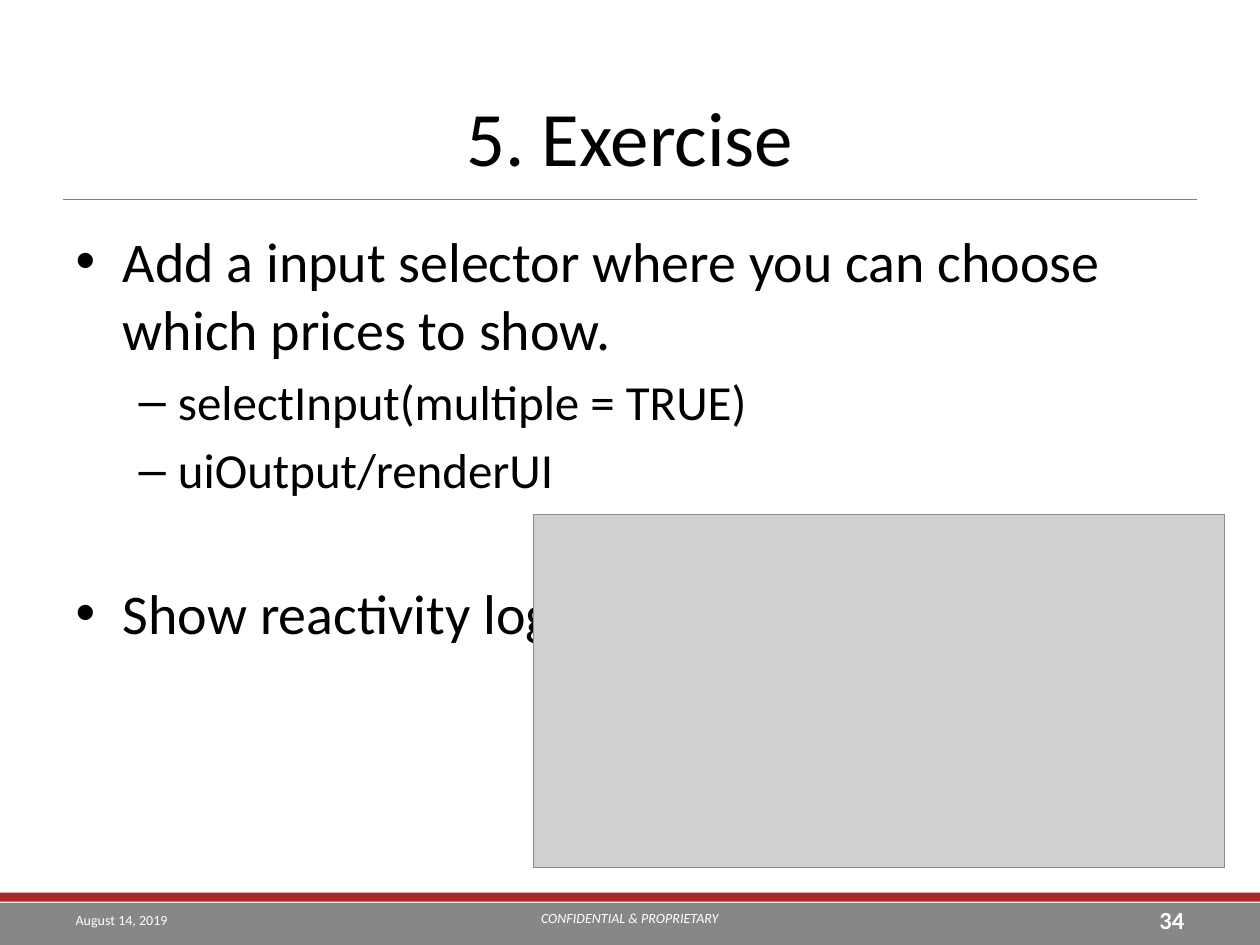
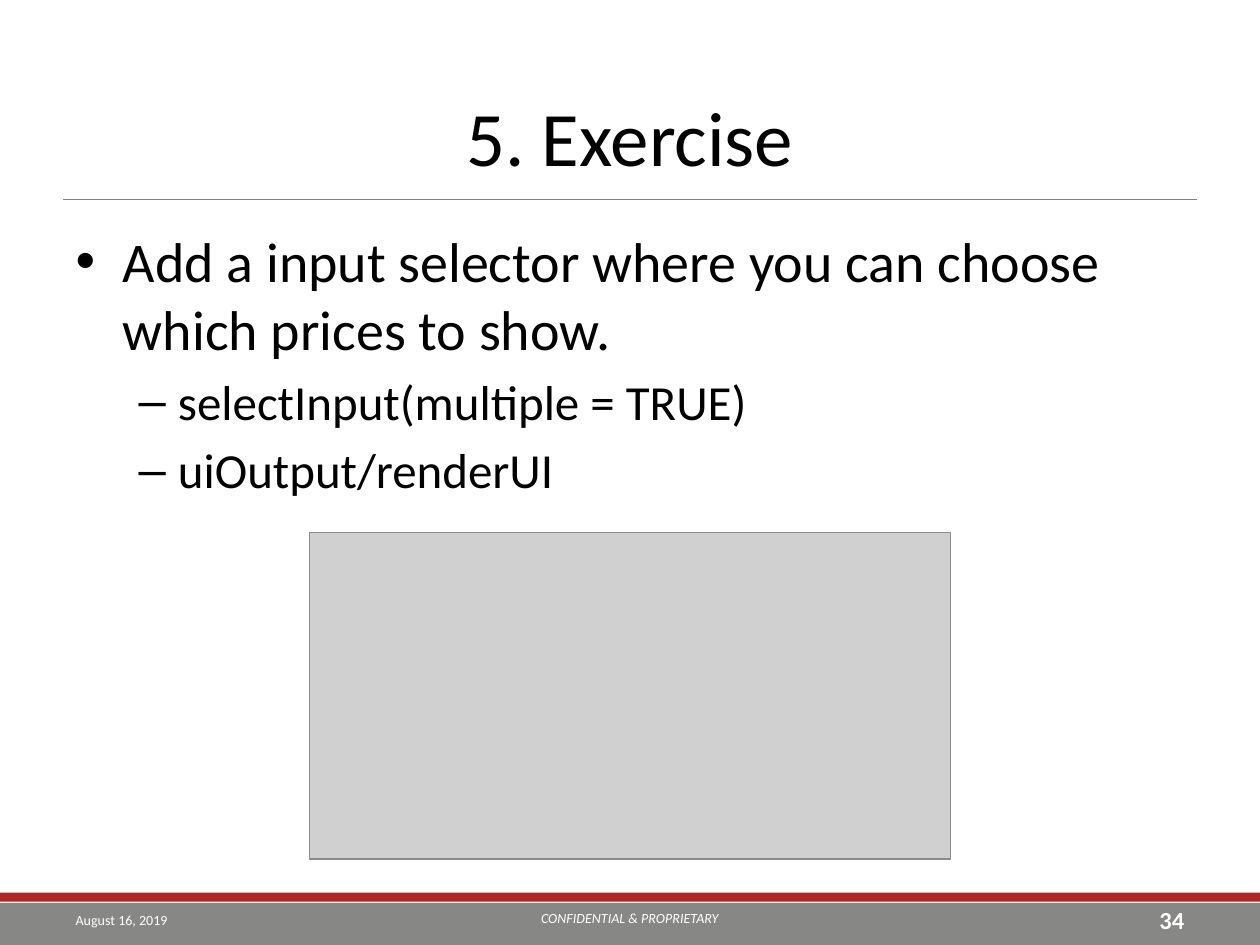
Before and after one commit to TEA-Analytics/ShinyWorkshop, a slide deck: slide 34 of Day 1.pptx. Drawn at 1260x945 pixels with LibreOffice and Linux fonts; fonts in the diff are those of the drawing; grey boxes stand for pictures; background and template pictures are left out. Boxes give left, top, right and bottom in pixels: in the first picture for what was removed or moved away, otherwise in the second. Text is boxed around its words. In the diff, an @@ line names an element or a change of style, - is before the commit and + after.

```diff
--- a/Day 1.pptx
+++ b/Day 1.pptx
@@ picture: place and size @@
-picture at <box>533,514,1225,867</box>
+picture at <box>310,532,950,858</box>
@@ text at <box>123,587,566,647</box>: paragraph removed @@
-• Show reactivity log.
@@ text at <box>76,915,167,928</box>: text changed @@
-August 14, 2019
+August 16, 2019
```
Also in this commit, not shown: 54 other slides changed, 3 slides added, 6 other files.
